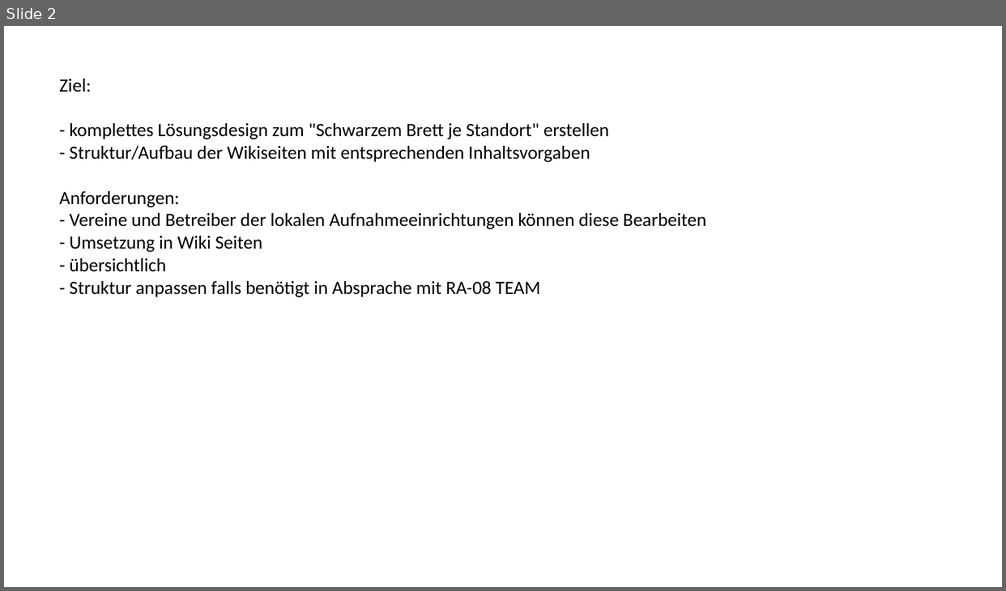
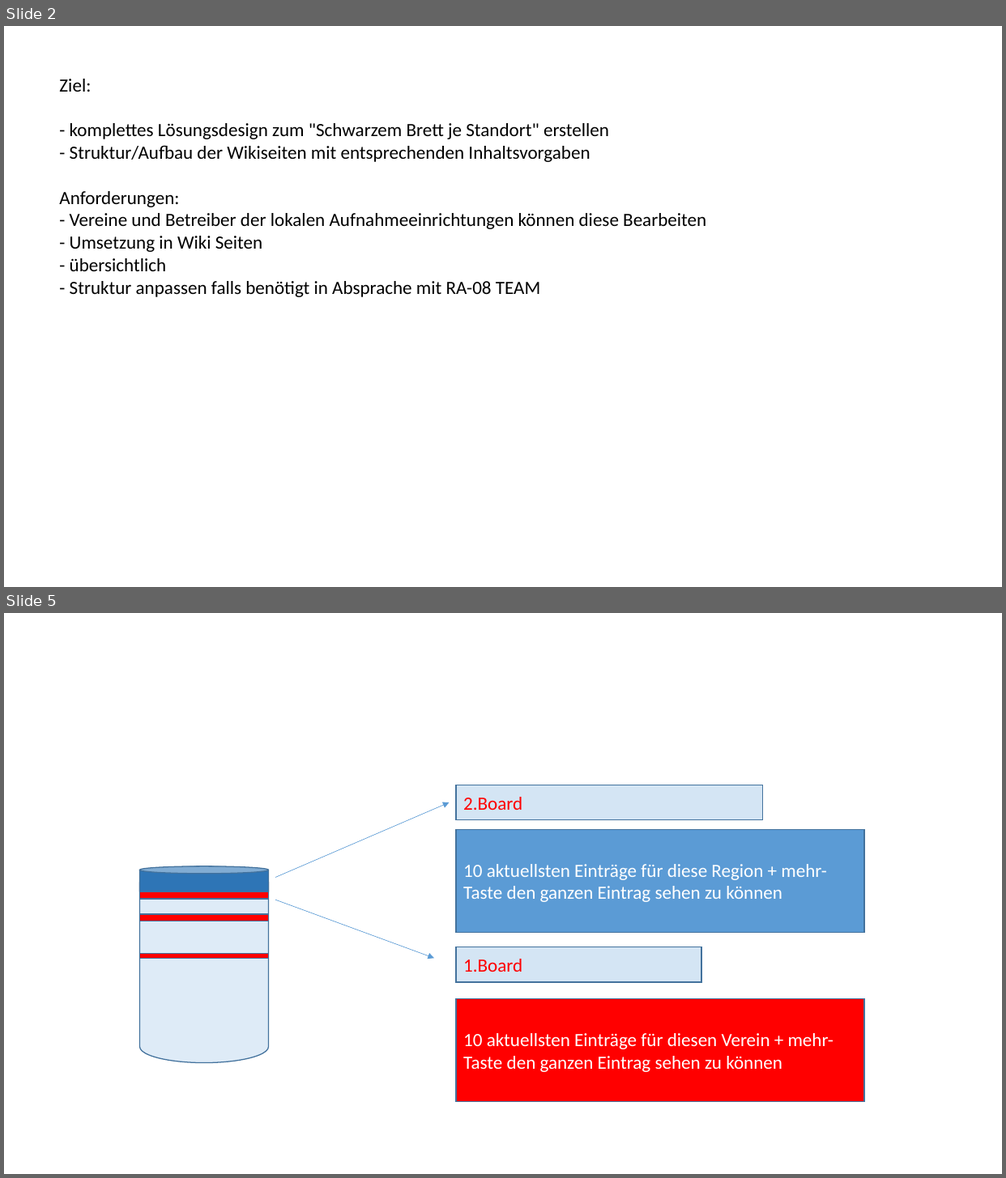
Before and after one commit to RefugeesWelcomeApp/ApplicationDevelopment, a slide deck: Solution_Design/Story Board/Storys/RA-35-Schwarzes Brett/RA-35-Schwarzes Brett.pptx. Shown one above the other, each under a label of ours: slide 2 before the commit, slides 2 and 5 after it; the slides between them are not shown. The pictures are 1006x591 and 1006x1178 pixels, drawn with LibreOffice and Linux fonts; fonts in the diff are those of the drawing. Boxes give left, top, right and bottom in pixels: in the first picture for what was removed or moved away, otherwise in the second. Text is boxed around its words. In the diff, an @@ line names an element or a change of style, - is before the commit and + after.

```diff
--- a/Solution_Design/Story Board/Storys/RA-35-Schwarzes Brett/RA-35-Schwarzes Brett.pptx
+++ b/Solution_Design/Story Board/Storys/RA-35-Schwarzes Brett/RA-35-Schwarzes Brett.pptx
@@ slide 5 added at [4, 613, 1002, 1174], background #FFFFFF @@
@@ arrow added from (275, 877) to (450, 803), #5B9BD5 0.5 pt @@
@@ rectangle added at [456, 786, 763, 820], fill #5B9BD5 at 26% opacity, outline #43739E 1 pt, 18 pt, text #FF0000 @@
+2.Board
@@ rectangle added at [456, 829, 864, 932], fill #5B9BD5, outline #43739E 1 pt, 18 pt, text #FFFFFF @@
+10 aktuellsten Einträge für diese Region + mehr-Taste den ganzen Eintrag sehen zu können
@@ cylinder added at [139, 867, 268, 1063], fill #DEEBF7, outline #43739E 1 pt @@
@@ cylinder added at [139, 867, 268, 896], fill #2E75B6, outline #43739E 1 pt @@
@@ rectangle added at [139, 892, 268, 899], fill #FF0000, outline #43739E 1 pt @@
@@ arrow added from (275, 900) to (434, 958), #5B9BD5 0.5 pt @@
@@ rectangle added at [139, 914, 268, 922], fill #FF0000, outline #43739E 1 pt @@
@@ rectangle added at [456, 948, 701, 983], fill #5B9BD5 at 26% opacity, outline #43739E 1 pt, 18 pt, text #FF0000 @@
+1.Board
@@ rectangle added at [139, 954, 268, 958], fill #FF0000, outline #43739E 1 pt @@
@@ rectangle added at [456, 999, 864, 1102], fill #FF0000, outline #43739E 1 pt, 18 pt, text #FFFFFF @@
+10 aktuellsten Einträge für diesen Verein + mehr-Taste den ganzen Eintrag sehen zu können
```
Also in this commit, not shown: 3 other slides added, 6 slides removed.
